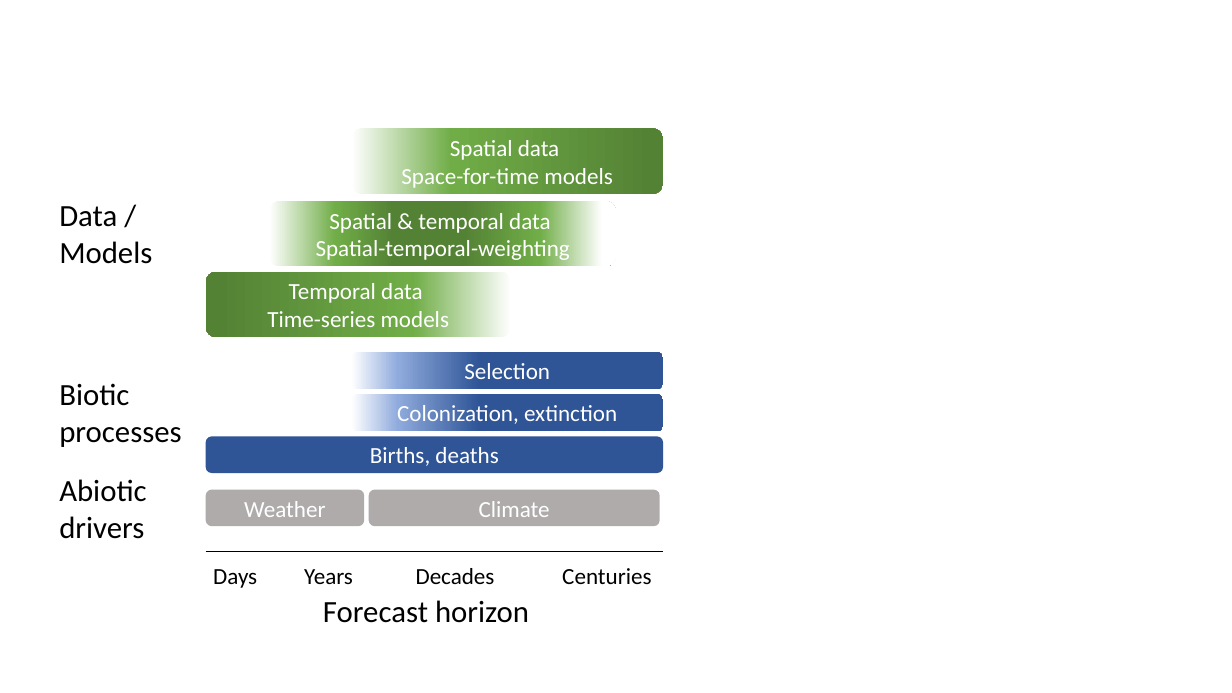
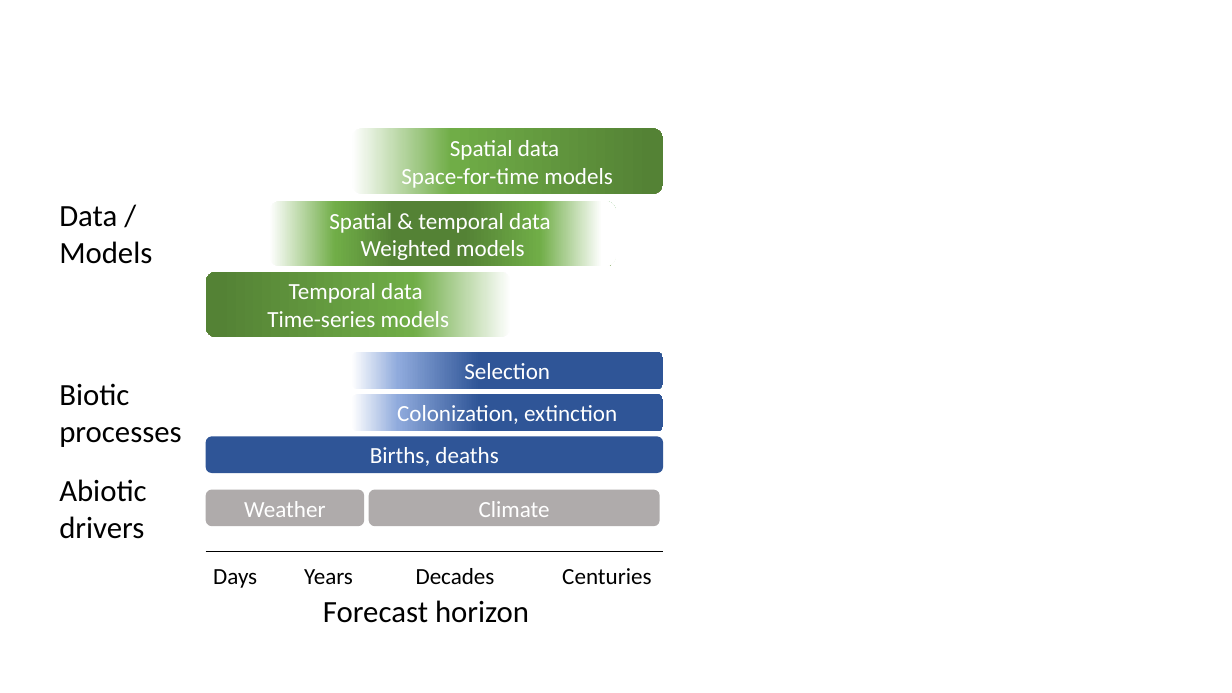
Before and after one commit to pbadler/space-time-forecast, a slide deck: slide 2 of doc/fast-slow-figure.pptx. Drawn at 1232x693 pixels with LibreOffice and Linux fonts; fonts in the diff are those of the drawing. Boxes give left, top, right and bottom in pixels: in the first picture for what was removed or moved away, otherwise in the second. Text is boxed around its words. In the diff, an @@ line names an element or a change of style, - is before the commit and + after.

```diff
--- a/doc/fast-slow-figure.pptx
+++ b/doc/fast-slow-figure.pptx
@@ text in rounded rectangle at <box>361,240,525,260</box>: text changed @@
-Spatial-temporal-weighting
+Weighted models
```
Also in this commit, not shown: 2 other files.
